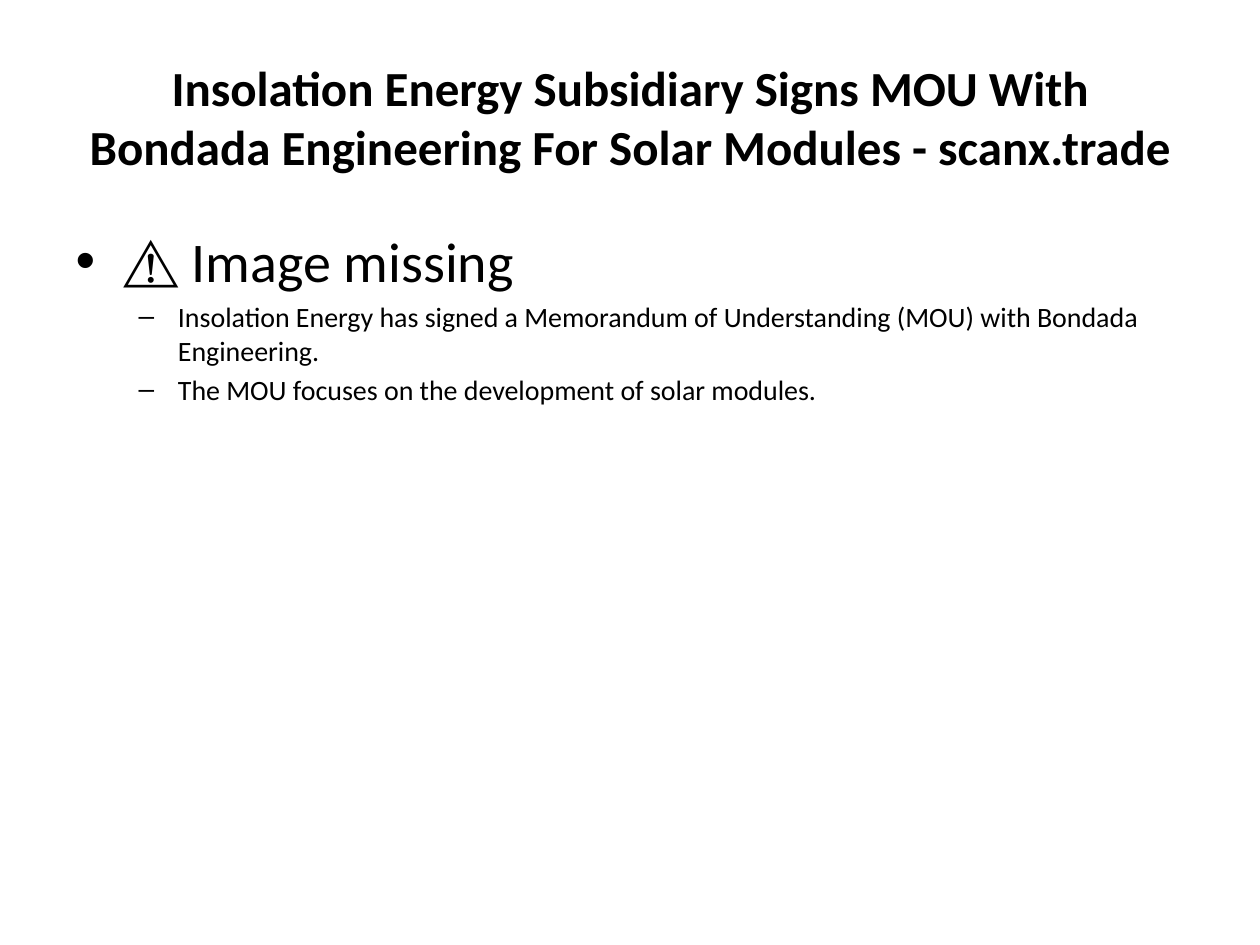
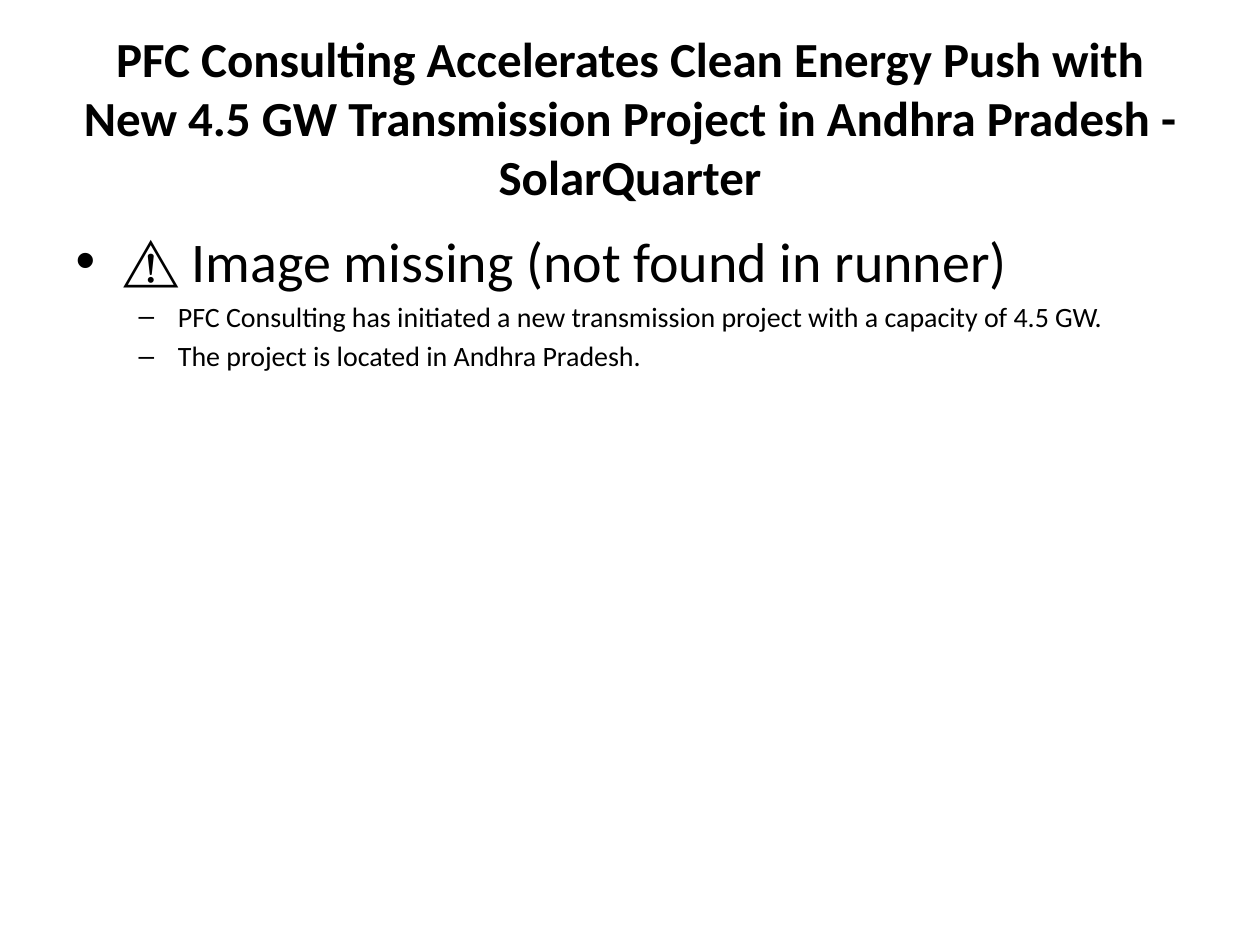
Before and after one commit to gauravsiemens1988/Linkedin-AI-Agent_Personal, a slide deck: slide 1 of drafts/linkedin_carousel.pptx. Drawn at 1260x945 pixels with LibreOffice and Linux fonts; fonts in the diff are those of the drawing. Boxes give left, top, right and bottom in pixels: in the first picture for what was removed or moved away, otherwise in the second. Text is boxed around its words. In the diff, an @@ line names an element or a change of style, - is before the commit and + after.

```diff
--- a/drafts/linkedin_carousel.pptx
+++ b/drafts/linkedin_carousel.pptx
@@ title at box(84, 42, 1150, 201): text changed @@
-Insolation Energy Subsidiary Signs MOU With Bondada Engineering For Solar Modules - scanx.trade
+PFC Consulting Accelerates Clean Energy Push with New 4.5 GW Transmission Project in Andhra Pradesh - SolarQuarter
@@ text at box(178, 241, 1102, 371): text changed @@
-• ⚠️ Image missing
-  – Insolation Energy has signed a Memorandum of Understanding (MOU) with Bondada Engineering.
-  – The MOU focuses on the development of solar modules.
+• ⚠️ Image missing (not found in runner)
+  – PFC Consulting has initiated a new transmission project with a capacity of 4.5 GW.
+  – The project is located in Andhra Pradesh.
```
Also in this commit, not shown: 4 other slides changed, 1 slide added, 1 slide removed, 1 other file.
